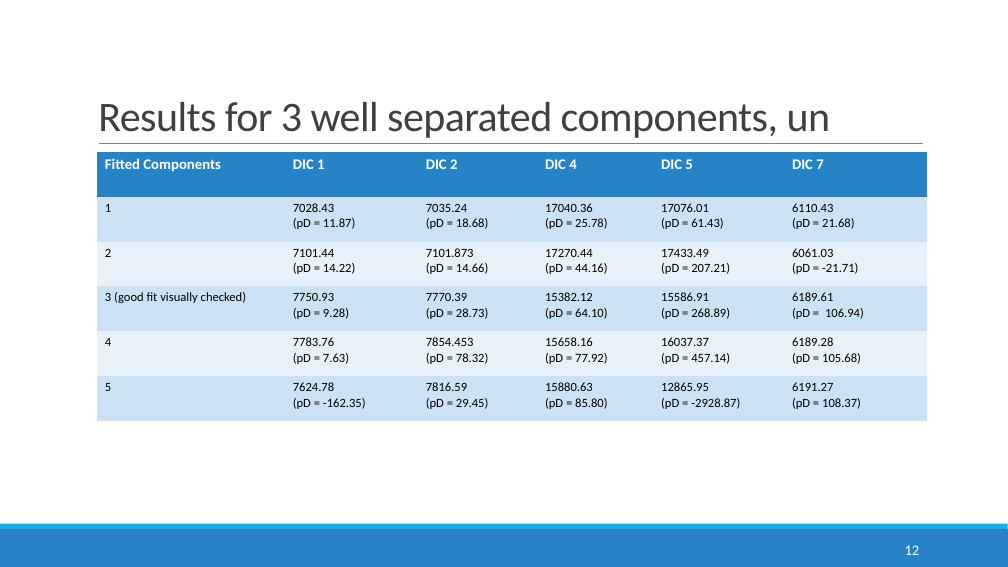
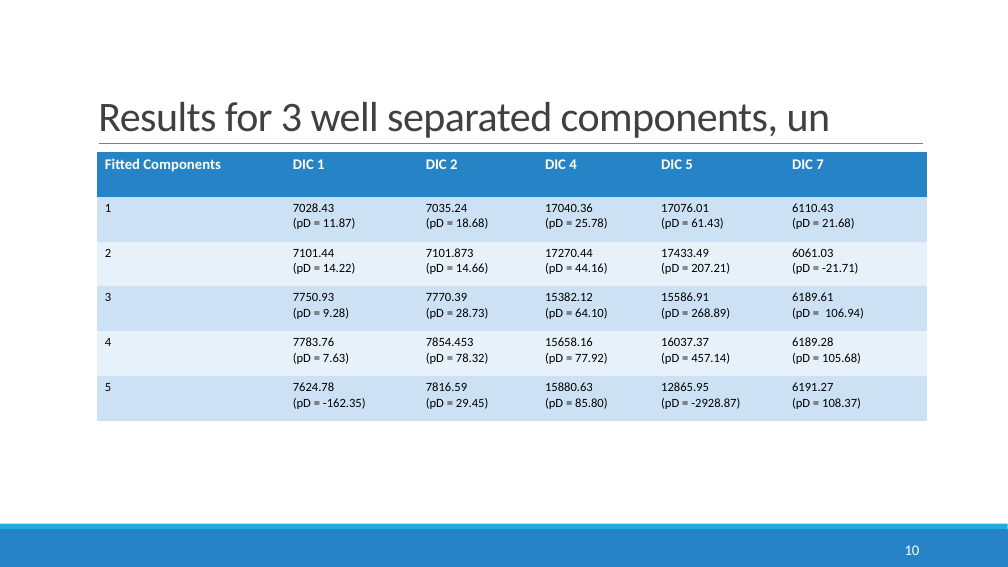
Before and after one commit to anirudhtomer/MScThesis, a slide deck: slide 10 of mid term presentation.pptx (slide 12 before the commit). Drawn at 1008x567 pixels with LibreOffice and Linux fonts; fonts in the diff are those of the drawing; background and template pictures are left out. Boxes give left, top, right and bottom in pixels: in the first picture for what was removed or moved away, otherwise in the second. Text is boxed around its words. In the diff, an @@ line names an element or a change of style, - is before the commit and + after.

```diff
--- a/mid term presentation.pptx
+++ b/mid term presentation.pptx
@@ table at <box>98,152,928,421</box> @@
-row 4, column 1: 3 (good fit visually checked)
+row 4, column 1: 3
@@ page number at <box>905,545,920,555</box>: text changed @@
-12
+10
```
Also in this commit, not shown: 8 other slides changed, 2 slides added, 4 slides removed, 9 other files.
